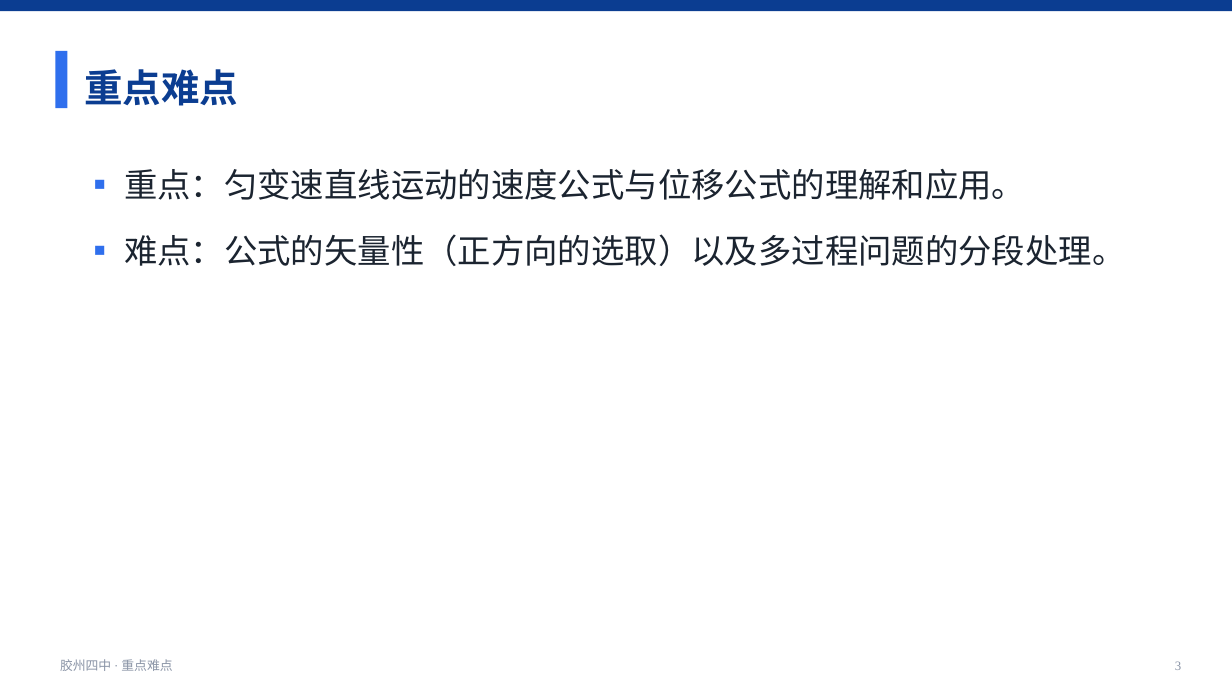
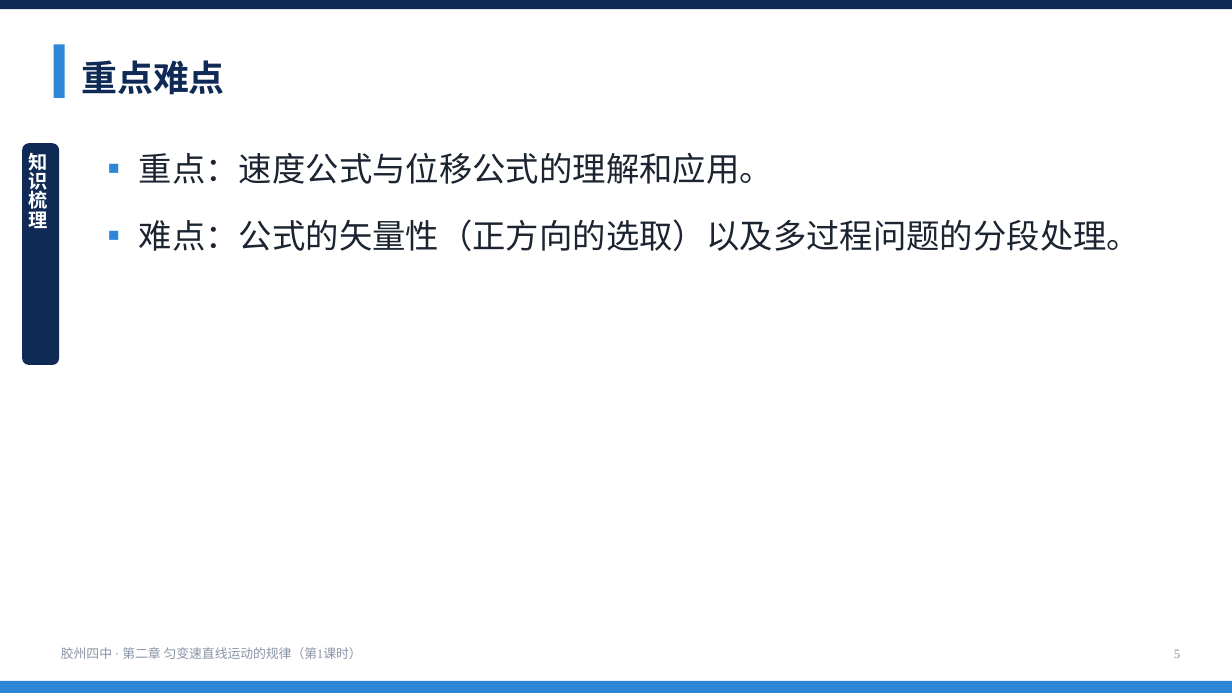
Before and after one commit to wohongshi/jszz, a slide deck: slide 5 of examples/preview/sample_xuean.pptx (slide 3 before the commit). Drawn at 1232x693 pixels with LibreOffice and Linux fonts; fonts in the diff are those of the drawing. Boxes give left, top, right and bottom in pixels: in the first picture for what was removed or moved away, otherwise in the second. Text is boxed around its words. In the diff, an @@ line names an element or a change of style, - is before the commit and + after.

```diff
--- a/examples/preview/sample_xuean.pptx
+++ b/examples/preview/sample_xuean.pptx
@@ rectangle at box(0, 0, 1232, 9): fill #0B3D91 to #0F2B55 @@
@@ rectangle: place and size @@
-rectangle at box(55, 51, 67, 108)
+rectangle at box(54, 44, 65, 98)
@@ rectangle at box(54, 44, 65, 98): fill #2F6FED to #2E86D6 @@
@@ text "重点难点": place and size @@
-text "重点难点" at box(84, 69, 238, 106)
+text "重点难点" at box(81, 60, 225, 95)
@@ text "重点难点" at box(81, 60, 225, 95): size 30 to 28 pt, text colour #0B3D91 to #0F2B55; line spacing 1.25 to 1.3 @@
@@ rounded rectangle added at box(22, 143, 59, 365), fill #0F2B55 @@
@@ text added at box(28, 149, 47, 233), 15 pt, text #FFFFFF, bold @@
+知识梳理
@@ text "▪ 重点：速度公式与位移公式的理解和应用。": place and size @@
-text "▪ 重点：速度公式与位移公式的理解和应用。" at box(124, 168, 1125, 266)
+text "▪ 重点：速度公式与位移公式的理解和应用。" at box(139, 153, 1140, 251)
@@ text at box(139, 153, 773, 184): text changed @@
-▪ 重点：匀变速直线运动的速度公式与位移公式的理解和应用。
+▪ 重点：速度公式与位移公式的理解和应用。
@@ text at box(139, 219, 1140, 251): text colour #2F6FED to #2E86D6 in "▪"; indent changed @@
@@ text at box(61, 647, 362, 659): text changed @@
-胶州四中 · 重点难点
+胶州四中 · 第二章 匀变速直线运动的规律（第1课时）
@@ text added at box(1174, 649, 1180, 658), 10 pt, text #8A94A6 @@
+5
@@ rectangle added at box(0, 681, 1232, 693), fill #2E86D6 @@
@@ text removed at box(1175, 661, 1181, 670) @@
-3
```
Also in this commit, not shown: 19 other slides changed, 6 slides added, 28 other files.
